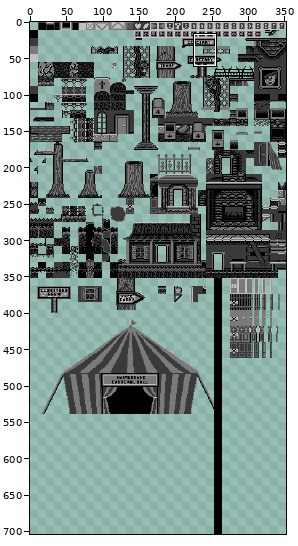
File history of a pixel-art file, tiles.aseprite. Above: a wide view before the commit, with the close-up outlined.
Close-up. Before:
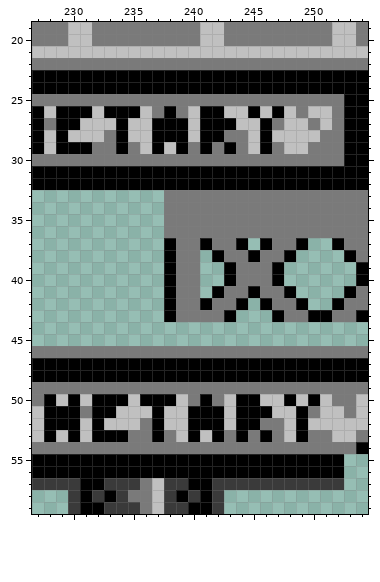
352x704 pixels, 1 frame. Shown: x 227..254, y 19..59.
After:
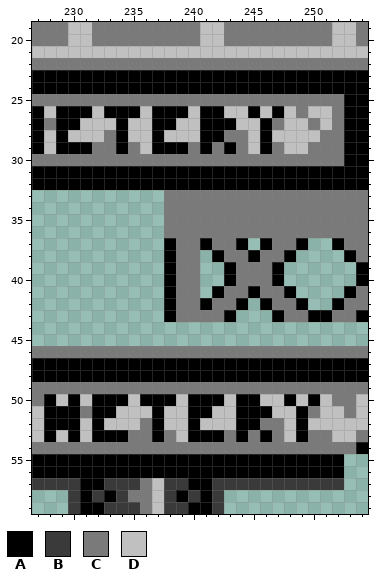
Palette (. is transparent): A #000000  B #3a3a3a  C #7a7a7a  D #c0c0c0
Edits made:
y 26: x 237 C -> A; x 239 C -> A
y 27: x 239 A -> D
y 28: x 238..239 AA -> DD
y 29: x 238 D -> A
y 50: x 240 C -> A; x 242 C -> A
y 51: x 242 A -> D
y 52: x 241..242 AA -> DD
y 53: x 241 D -> A
Changed places in both close-ups, as pixel boxes (x1, y1, x2, y2):
changed: (152, 106, 188, 154)
changed: (188, 394, 224, 442)
